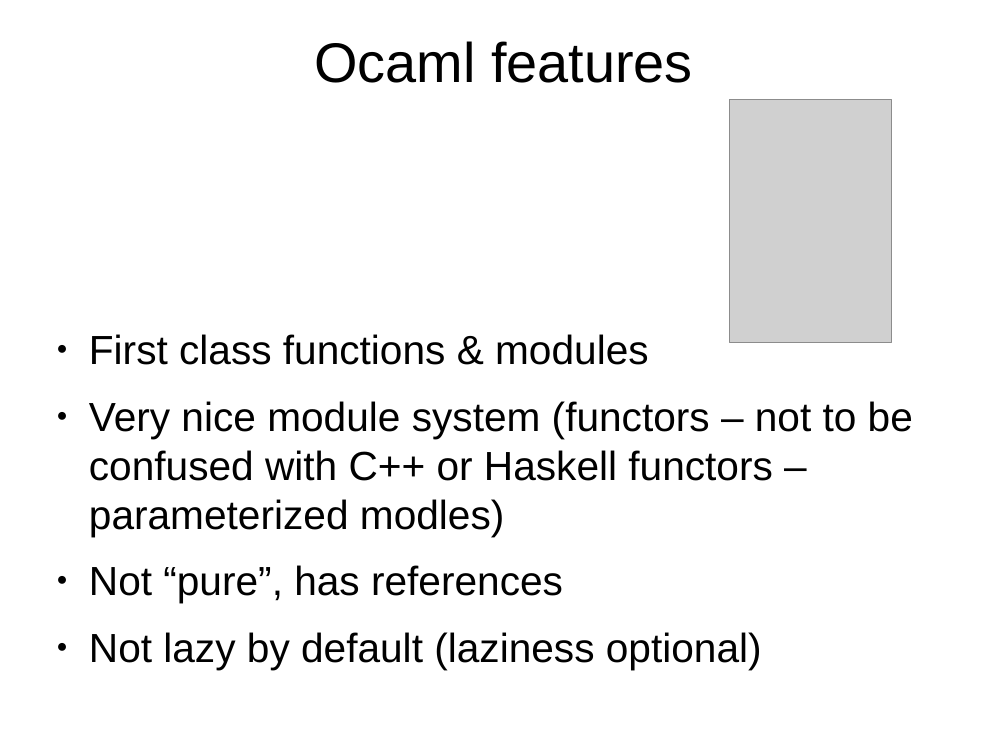
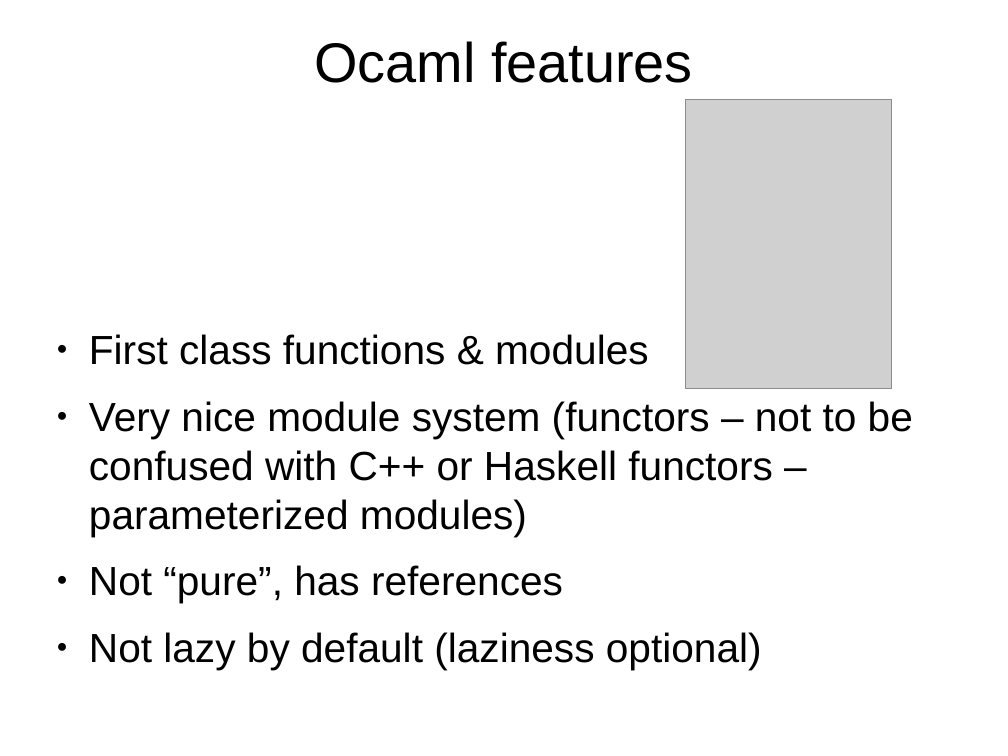
Before and after one commit to philtomson/OSBridge2012Talk, a slide deck: slide 21 of OSBridge2012.odp (slide 17 before the commit). Drawn at 1008x756 pixels with LibreOffice and Linux fonts; fonts in the diff are those of the drawing; grey boxes stand for pictures. Boxes give left, top, right and bottom in pixels: in the first picture for what was removed or moved away, otherwise in the second. Text is boxed around its words. In the diff, an @@ line names an element or a change of style, - is before the commit and + after.

Commit message:
got rid of some code and added more slides

```diff
--- a/OSBridge2012.odp
+++ b/OSBridge2012.odp
@@ picture: place and size @@
-picture at box(730, 99, 892, 343)
+picture at box(686, 99, 892, 389)
@@ text at box(89, 401, 913, 536): text changed @@
-● Very nice module system (functors – not to be confused with C++ or Haskell functors – parameterized modles)
+● Very nice module system (functors – not to be confused with C++ or Haskell functors – parameterized modules)
```
Also in this commit, not shown: 4 other slides changed, 5 slides added, 2 other files.
